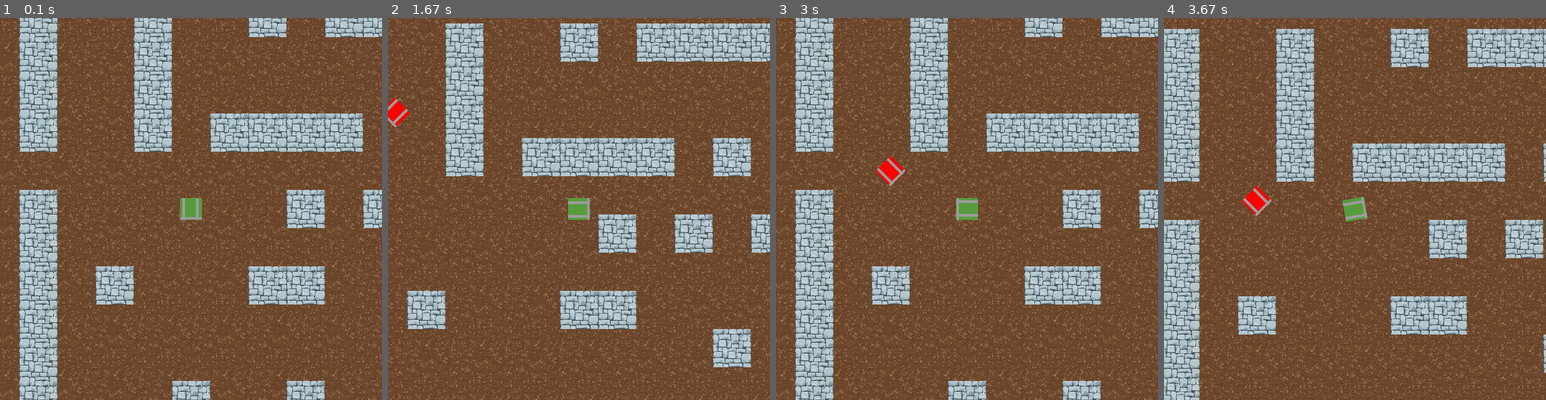
Above: before the commit, frames 1-4 (left to right).
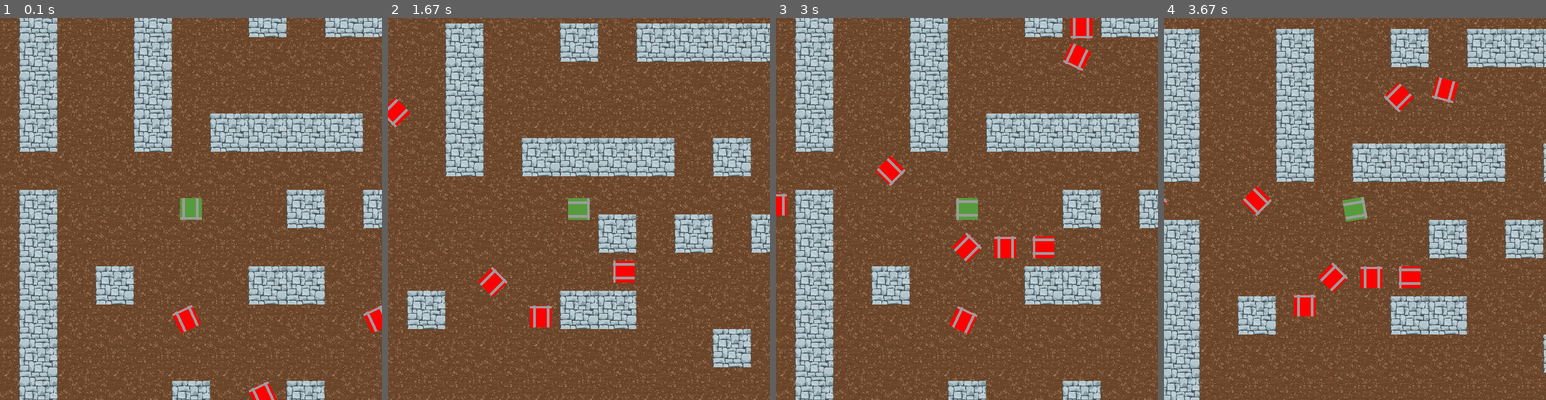
Above: after the commit, the same moments.

Repository: Camleaf/ICS3U
Game: pygame game, started from U3/main.py
The game is run twice, just before and just after one commit, with the same random seed, the same clock (stepped at 60 frames per second) and the same inputs.
Inputs:
- Up to frame 1 (0.1 s): no input
- Up to frame 2 (1.67 s): hold Right 0.33-0.8 s; hold Up 0.83-1.13 s; hold Right 1.17-1.63 s
- Up to frame 3 (3 s): hold Left 1.67-2.2 s; hold Down 2.23-2.53 s; hold Left 2.57-2.97 s
- Up to frame 4 (3.67 s): hold Up 3-3.37 s; hold Right from 3.4 s (still down)

The runs differ from the first frame. In frame 1, 0.8% of the frame differs, in the area x 45-100%, y 75-100%; in frame 2, 1.0%; in frame 3, 2.1%, in the area x 0-83%, y 0-83%; in frame 4, 2.0%.

Commit message:
Fix bot collision issues

Diff:
--- a/U3/main.py
+++ b/U3/main.py
@@ -26,7 +26,7 @@
 walls = Walls(GAME_BASE,GAME_HEIGHT, DISPLAY_BASE, DISPLAY_HEIGHT)
 player = Player(PICKLE_GREEN,40,40,DISPLAY_BASE, DISPLAY_HEIGHT, GAME_BASE, GAME_HEIGHT)
 player_container = Create_Container(player)
-enemies = Enemies(1,40,40,GAME_BASE, GAME_HEIGHT,DISPLAY_BASE, DISPLAY_HEIGHT, walls, player.camera_x, player.camera_y)
+enemies = Enemies(10,40,40,GAME_BASE, GAME_HEIGHT,DISPLAY_BASE, DISPLAY_HEIGHT, walls, player.camera_x, player.camera_y)
 
 
 # Threads
--- a/U3/utils/enemies/enemy.py
+++ b/U3/utils/enemies/enemy.py
@@ -128,6 +128,11 @@
             self.collision_count += 1
             col_check = True
             return
+        # split this into two checks just for any readability
+        elif self.grid[int((self.y+y+self.offset + self.height)//70)][int((self.x+x+self.offset)//70)] == 1 or self.grid[int((self.y+y+self.offset)//70)][int((self.x+x+self.offset+self.width)//70)] == 1:
+            self.collision_count += 1
+            col_check = True
+            return
 
         for i, unit in enumerate(units): # now i just need to extend to the player
             if i == self.id: continue
@@ -209,7 +214,7 @@
         # so the astar breaks whenever the player goes past or equal to 10 on x or y axis
         #    update: start node is fine. end node is fine. all the passed inputs are fine WHAT THE HELL IS HAPPENING
         #    update: i fixed it the issue was I swapped game height/bsae with display height/base :facepalm:
-        rng = numpy.random.default_rng()
+
         while heap:
             current_tile:Tile = heapq.heappop(heap) # because of heap object we always have lowest cost
             visited[current_tile.position[1]][current_tile.position[0]] = True
@@ -291,6 +296,7 @@
         self.camera_x = camera_x
         self.camera_y = camera_y
 
+
 @dataclass(order=True)
 class Tile:
     """A tile for the elements in the pathfind algorithm"""
